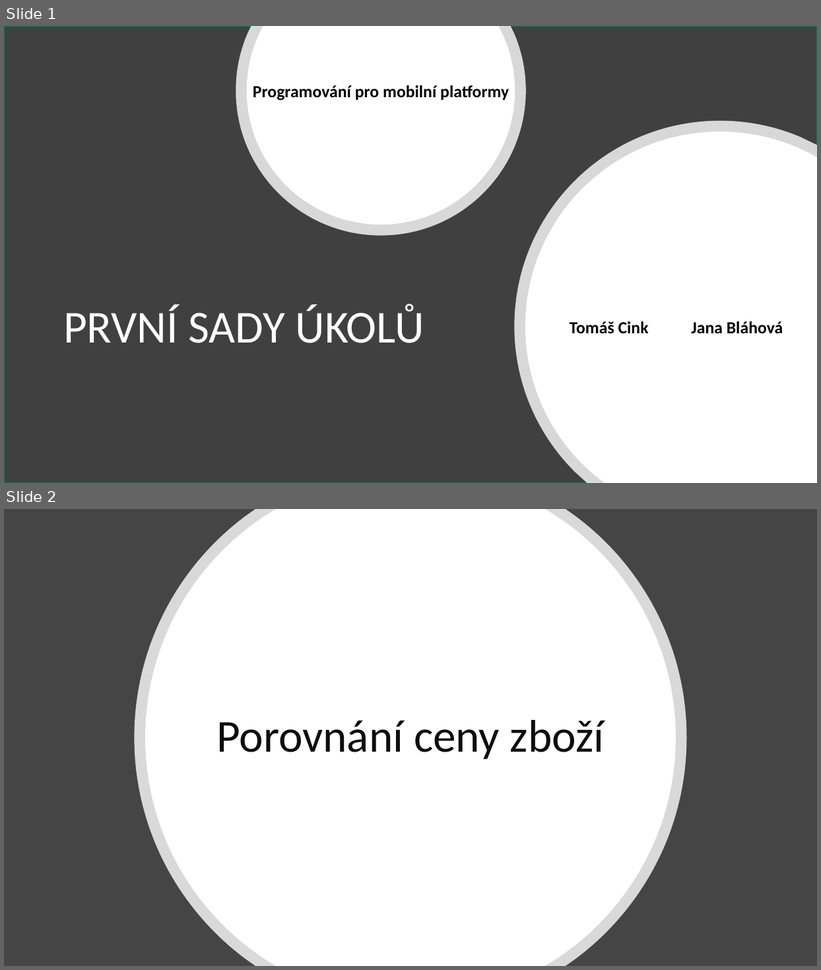
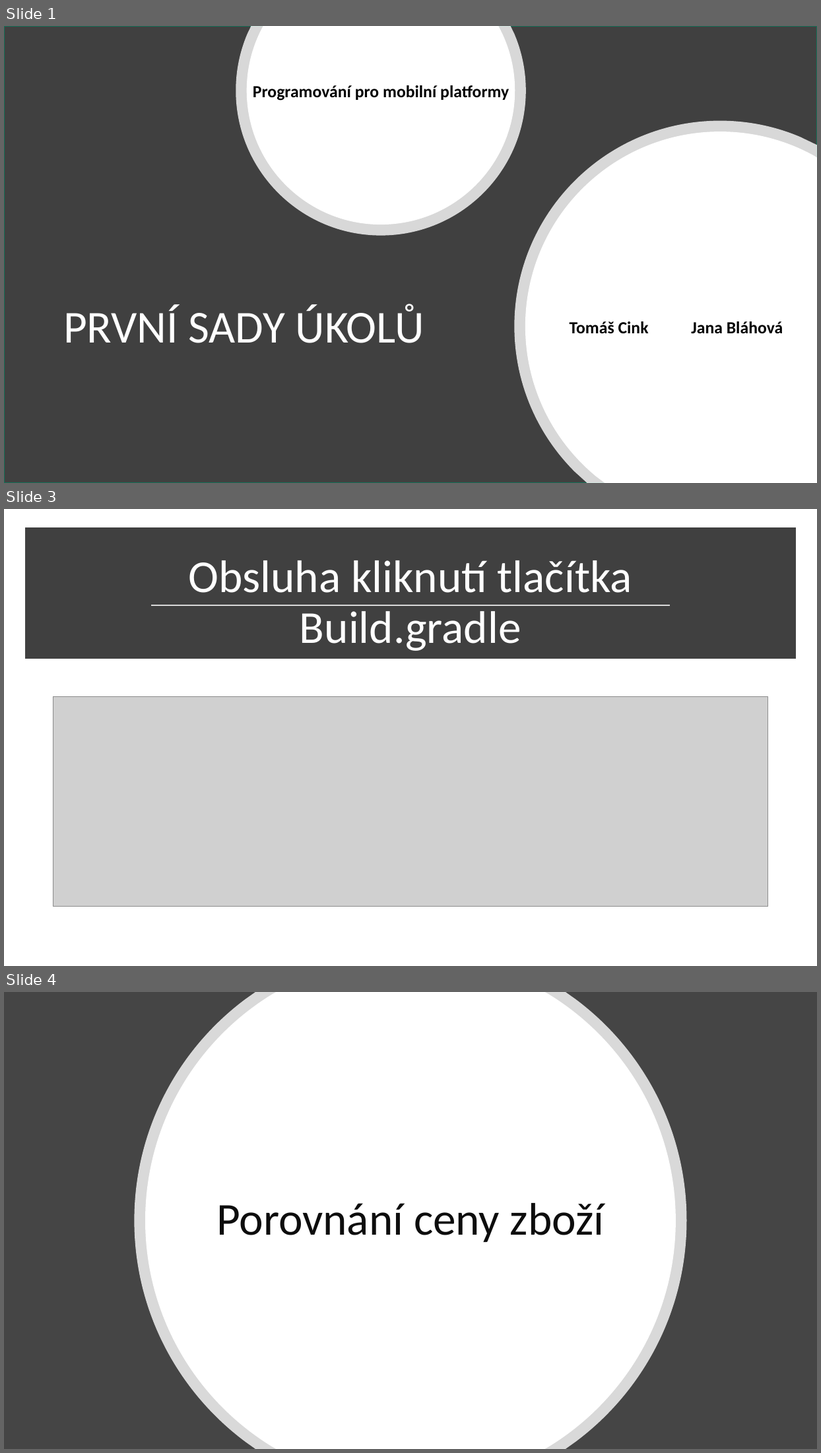
Before and after one commit to cink01/PMP, a slide deck: Prezentace_1.1.pptx. Shown one above the other, each under a label of ours: slides 1 and 2 before the commit, slides 1, 3 and 4 after it; the slides between them are not shown. The pictures are 821x970 and 821x1453 pixels, drawn with LibreOffice and Linux fonts; fonts in the diff are those of the drawing; grey boxes stand for pictures. Boxes give left, top, right and bottom in pixels: in the first picture for what was removed or moved away, otherwise in the second. Text is boxed around its words. In the diff, an @@ line names an element or a change of style, - is before the commit and + after.

```diff
--- a/Prezentace_1.1.pptx
+++ b/Prezentace_1.1.pptx
@@ slide 3 added at [4, 509, 817, 966], background #FFFFFF @@
@@ rectangle added at [29, 532, 792, 656], fill #404040, outline #404040 10 pt @@
@@ title added at [189, 560, 632, 593], 54 pt, text #FFFFFF @@
+Obsluha kliknutí tlačítka
@@ line added from (152, 605) to (670, 605), #D9D9D9 1.75 pt @@
@@ text added at [300, 605, 521, 651], 54 pt, text #FFFFFF @@
+Build.gradle
@@ picture added at [53, 697, 768, 907] @@
@@ what was slide 2 is now slide 4 @@
```
Also in this commit, not shown: 5 other slides added, 1 slide removed, 3 other files.
